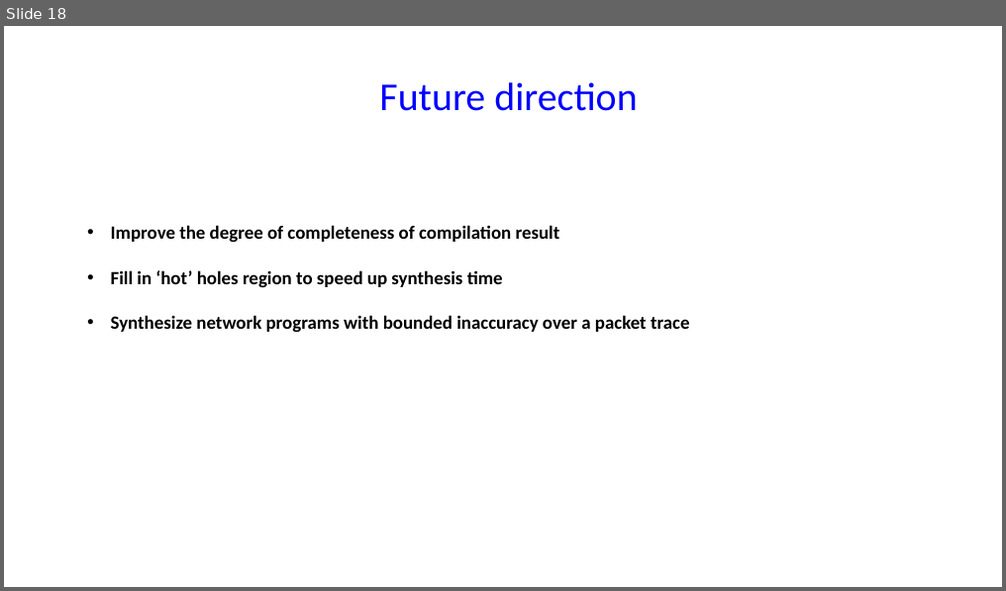
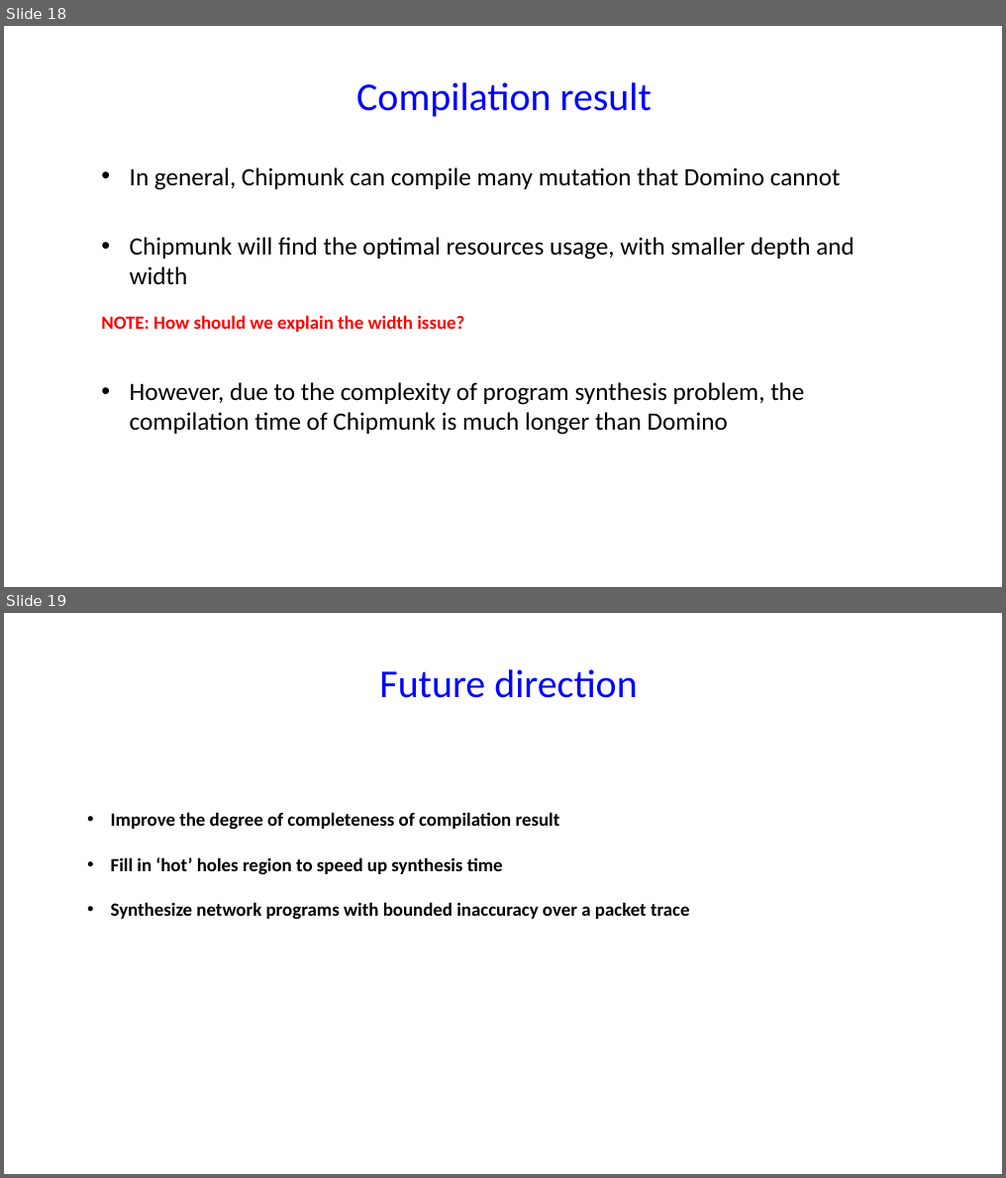
Before and after one commit to chipmunk-project/chipmunk_talk, a slide deck: HotNets_talk.pptx. Shown one above the other, each under a label of ours: slide 18 before the commit, slides 18 and 19 after it. The pictures are 1006x591 and 1006x1178 pixels, drawn with LibreOffice and Linux fonts; fonts in the diff are those of the drawing. Boxes give left, top, right and bottom in pixels: in the first picture for what was removed or moved away, otherwise in the second. Text is boxed around its words. In the diff, an @@ line names an element or a change of style, - is before the commit and + after.

```diff
--- a/HotNets_talk.pptx
+++ b/HotNets_talk.pptx
@@ slide 18 added at [4, 26, 1002, 587], background #FFFFFF @@
@@ text added at [356, 82, 651, 117], 38 pt, text #0000FF @@
+Compilation result
@@ text added at [130, 168, 841, 190], 24 pt, text #000000 @@
+• In general, Chipmunk can compile many mutation that Domino cannot
@@ text added at [130, 237, 854, 284], 24 pt, text #000000 @@
+• Chipmunk will find the optimal resources usage, with smaller depth and width
@@ text added at [101, 315, 464, 332], 18 pt, text #FF0000, bold @@
+NOTE: How should we explain the width issue?
@@ text added at [130, 382, 804, 435], 24 pt, text #000000 @@
+• However, due to the complexity of program synthesis problem, the compilation time of Chipmunk is much longer than Domino
@@ what was slide 18 is now slide 19 @@
```
Also in this commit, not shown: 8 slides changed, 1 other file.
